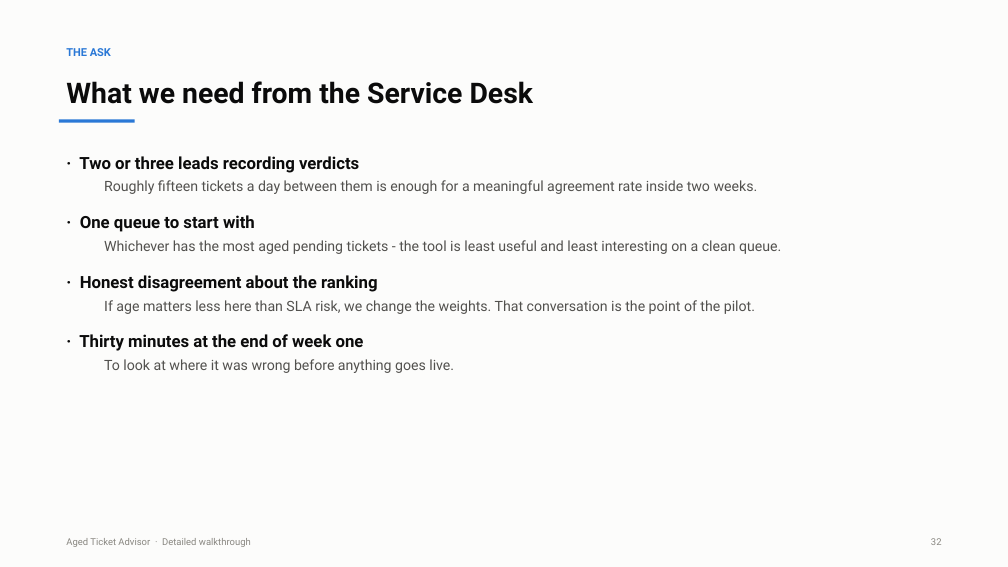
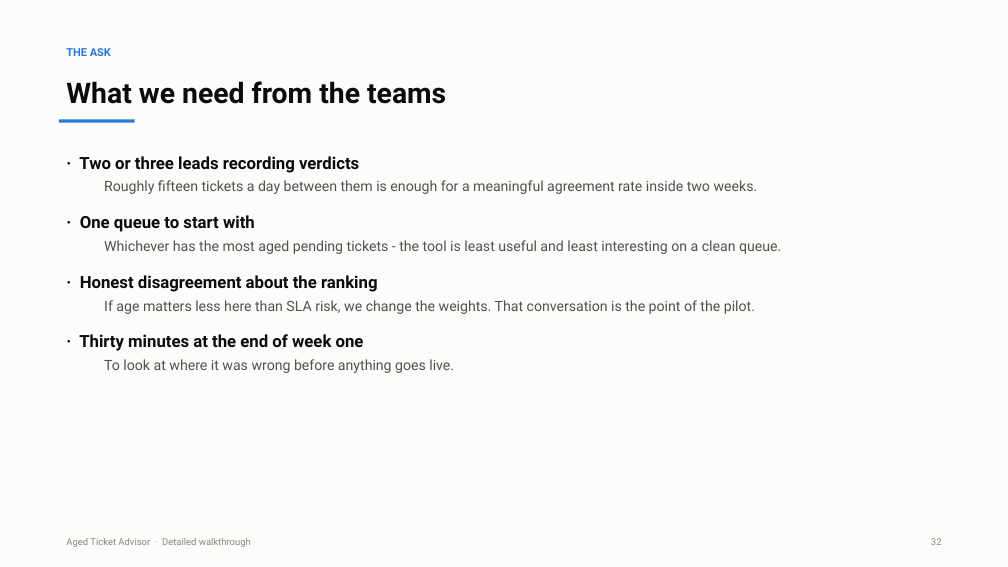
Before and after one commit to rakshith2000/SD-Advisor, a slide deck: slide 33 of docs/Aged_Ticket_Advisor_Detailed.pptx. Drawn at 1008x567 pixels with LibreOffice and Linux fonts; fonts in the diff are those of the drawing. Boxes give left, top, right and bottom in pixels: in the first picture for what was removed or moved away, otherwise in the second. Text is boxed around its words. In the diff, an @@ line names an element or a change of style, - is before the commit and + after.

```diff
--- a/docs/Aged_Ticket_Advisor_Detailed.pptx
+++ b/docs/Aged_Ticket_Advisor_Detailed.pptx
@@ text at (66,81,446,104): text changed @@
-What we need from the Service Desk
+What we need from the teams
```
Also in this commit, not shown: 6 other slides changed, 29 other files.
